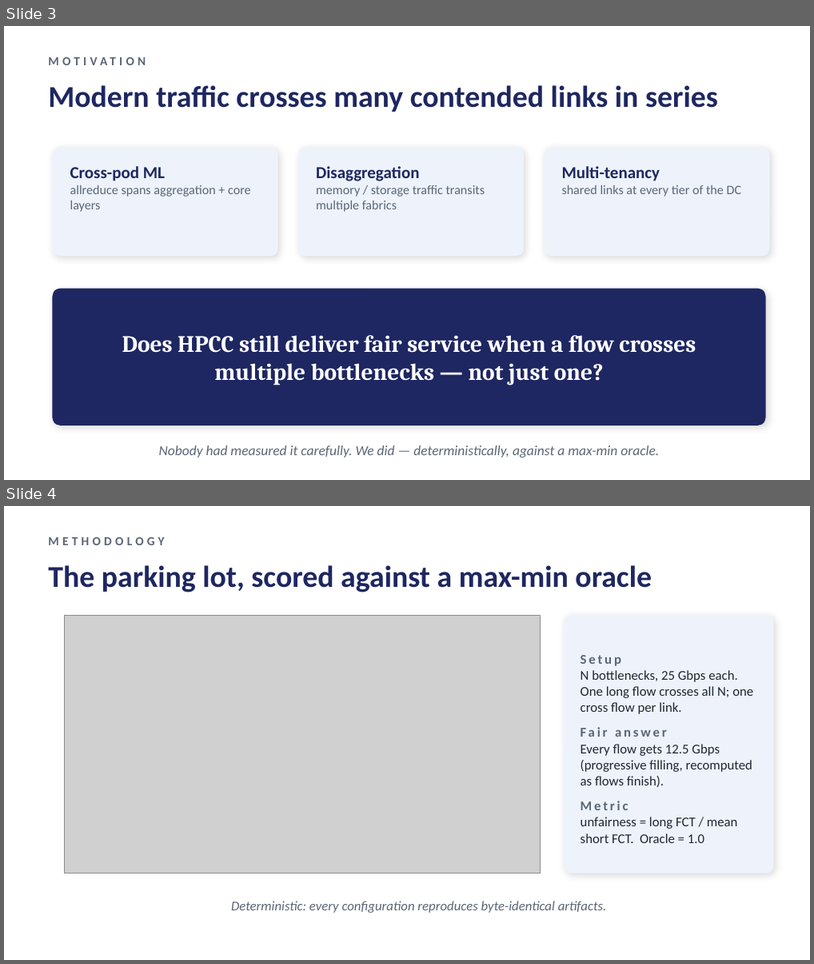
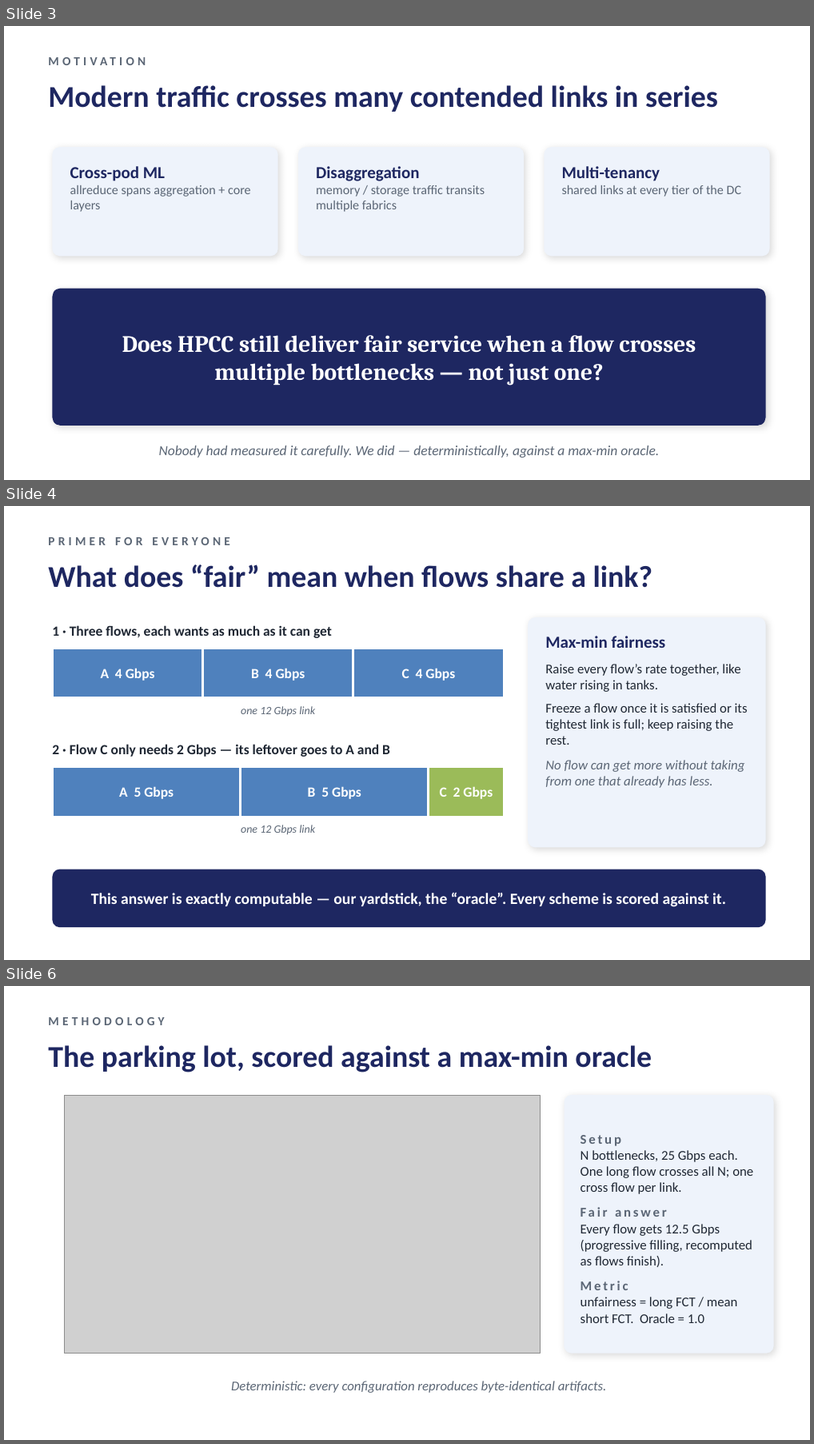
Before and after one commit to UNOCourseDemo/hpcc-fs, a slide deck: examples/hpcc/hpcc-fs/talk/ipccc2026-talk.pptx. Shown one above the other, each under a label of ours: slides 3 and 4 before the commit, slides 3, 4 and 6 after it; the slides between them are not shown. The pictures are 814x964 and 814x1444 pixels, drawn with LibreOffice and Linux fonts; fonts in the diff are those of the drawing; grey boxes stand for pictures. Boxes give left, top, right and bottom in pixels: in the first picture for what was removed or moved away, otherwise in the second. Text is boxed around its words. In the diff, an @@ line names an element or a change of style, - is before the commit and + after.

Commit message:
talk: add max-min fairness and parking-lot primer slides (22 slides)

```diff
--- a/examples/hpcc/hpcc-fs/talk/ipccc2026-talk.pptx
+++ b/examples/hpcc/hpcc-fs/talk/ipccc2026-talk.pptx
@@ slide 4 added at (x1=4, y1=506, x2=810, y2=960), background #FFFFFF @@
@@ text added at (x1=48, y1=537, x2=230, y2=545), 11 pt, text #5B6675, bold @@
+PRIMER FOR EVERYONE
@@ text added at (x1=48, y1=564, x2=653, y2=588), 27 pt, text #1E2761, bold @@
+What does “fair” mean when flows share a link?
@@ text added at (x1=52, y1=625, x2=332, y2=638), 12.5 pt, text #1F2733, bold @@
+1 · Three flows, each wants as much as it can get
@@ rounded rectangle added at (x1=528, y1=617, x2=766, y2=847), fill #EEF3FB @@
@@ rectangle added at (x1=52, y1=648, x2=203, y2=698), fill #4F81BD, outline #FFFFFF 2 pt @@
@@ rectangle added at (x1=203, y1=648, x2=354, y2=698), fill #4F81BD, outline #FFFFFF 2 pt @@
@@ rectangle added at (x1=353, y1=648, x2=504, y2=698), fill #4F81BD, outline #FFFFFF 2 pt @@
@@ text added at (x1=546, y1=636, x2=748, y2=788), 12 pt, text #1F2733 @@
+Max-min fairness
+Raise every flow’s rate together, like water rising in tanks.
+Freeze a flow once it is satisfied or its tightest link is full; keep raising the rest.
+No flow can get more without taking from one that already has less.
@@ text added at (x1=101, y1=668, x2=155, y2=680), 12.5 pt, text #FFFFFF, bold @@
+A 4 Gbps
@@ text added at (x1=251, y1=668, x2=306, y2=680), 12.5 pt, text #FFFFFF, bold @@
+B 4 Gbps
@@ text added at (x1=402, y1=668, x2=455, y2=680), 12.5 pt, text #FFFFFF, bold @@
+C 4 Gbps
@@ text added at (x1=241, y1=706, x2=315, y2=716), 10 pt, text #5B6675, italic @@
+one 12 Gbps link
@@ text added at (x1=52, y1=744, x2=390, y2=756), 12.5 pt, text #1F2733, bold @@
+2 · Flow C only needs 2 Gbps — its leftover goes to A and B
@@ rectangle added at (x1=52, y1=767, x2=240, y2=816), fill #4F81BD, outline #FFFFFF 2 pt @@
@@ rectangle added at (x1=240, y1=767, x2=428, y2=816), fill #4F81BD, outline #FFFFFF 2 pt @@
@@ rectangle added at (x1=429, y1=767, x2=504, y2=816), fill #9BBB59, outline #FFFFFF 2 pt @@
@@ text added at (x1=119, y1=786, x2=174, y2=799), 12.5 pt, text #FFFFFF, bold @@
+A 5 Gbps
@@ text added at (x1=308, y1=786, x2=362, y2=799), 12.5 pt, text #FFFFFF, bold @@
+B 5 Gbps
@@ text added at (x1=440, y1=786, x2=493, y2=799), 12.5 pt, text #FFFFFF, bold @@
+C 2 Gbps
@@ text added at (x1=241, y1=824, x2=315, y2=834), 10 pt, text #5B6675, italic @@
+one 12 Gbps link
@@ rounded rectangle added at (x1=52, y1=869, x2=766, y2=927), fill #1E2761 @@
@@ text added at (x1=91, y1=892, x2=726, y2=907), 14 pt, text #FFFFFF, bold @@
+This answer is exactly computable — our yardstick, the “oracle”. Every scheme is scored against it.
@@ what was slide 4 is now slide 6 @@
```
Also in this commit, not shown: 4 slides changed, 1 other slide added, 2 other files.
